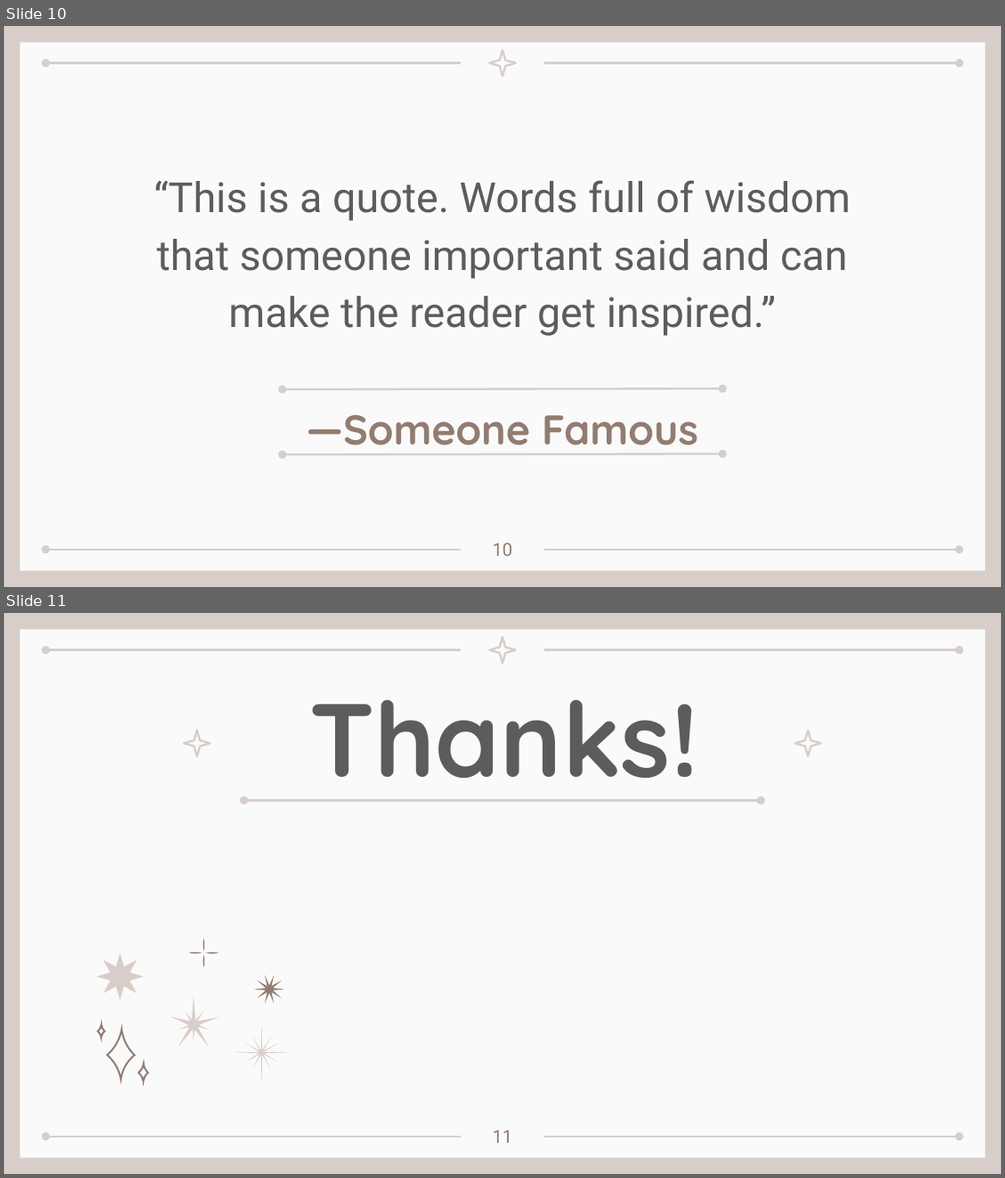
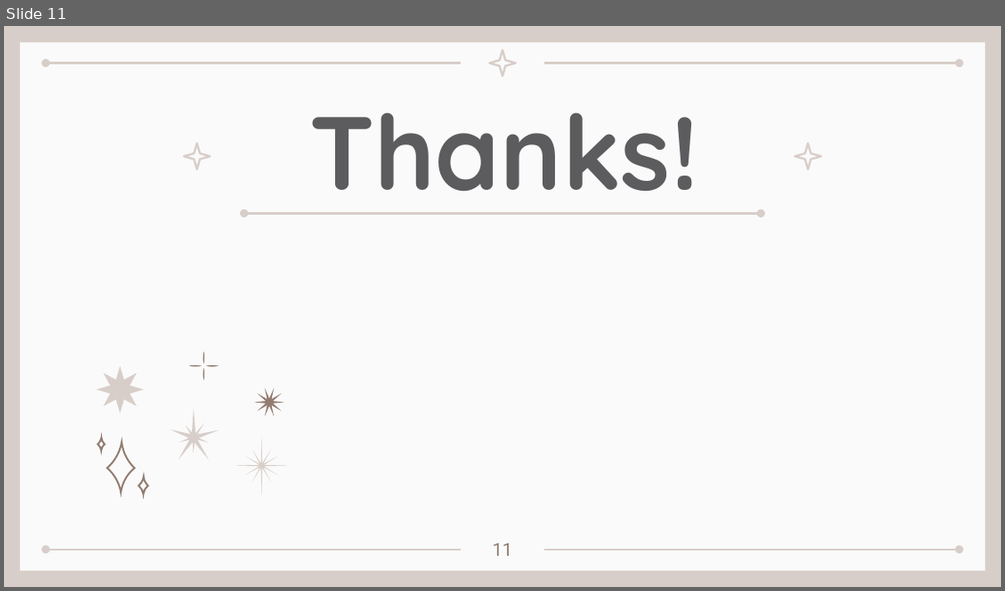
Before and after one commit to kionce57/Taiwan_Job_Market_Analysis, a slide deck: 程式介紹與展示.pptx. Shown one above the other, each under a label of ours: slides 10 and 11 before the commit, slide 11 after it. The pictures are 1005x1178 and 1005x591 pixels, drawn with LibreOffice and Linux fonts; fonts in the diff are those of the drawing. Boxes give left, top, right and bottom in pixels: in the first picture for what was removed or moved away, otherwise in the second. Text is boxed around its words. In the diff, an @@ line names an element or a change of style, - is before the commit and + after.

Commit message:
ppt

```diff
--- a/程式介紹與展示.pptx
+++ b/程式介紹與展示.pptx
@@ slide 10 removed at (x1=4, y1=26, x2=1001, y2=587), background #D8CEC9; not listed: 6 template elements that a slide beside it also shows @@
@@ subtitle removed at (x1=154, y1=180, x2=850, y2=336) @@
-“This is a quote. Words full of wisdom that someone important said and can make the reader get inspired.”
@@ double arrow removed from (282, 389) to (723, 389) @@
@@ title removed at (x1=307, y1=415, x2=698, y2=455) @@
-—Someone Famous
@@ double arrow removed from (282, 455) to (723, 453) @@
@@ page number removed at (x1=493, y1=542, x2=513, y2=556) @@
-10
```
Also in this commit, not shown: 1 slide added, 1 other file.
